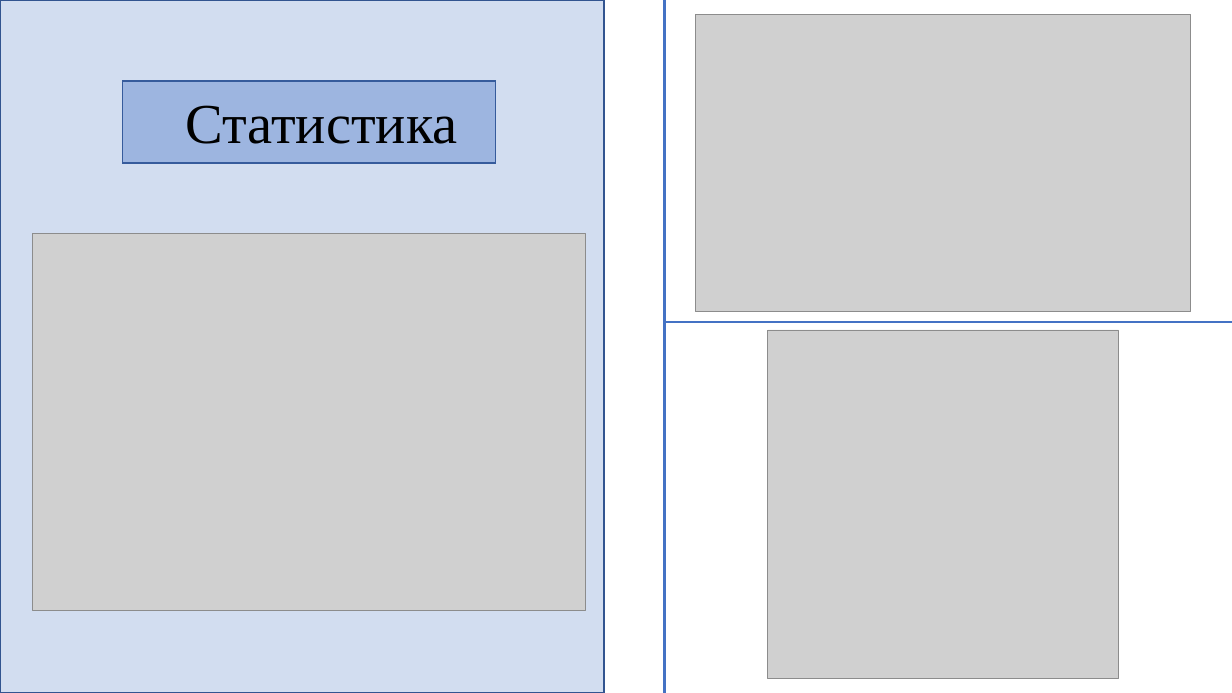
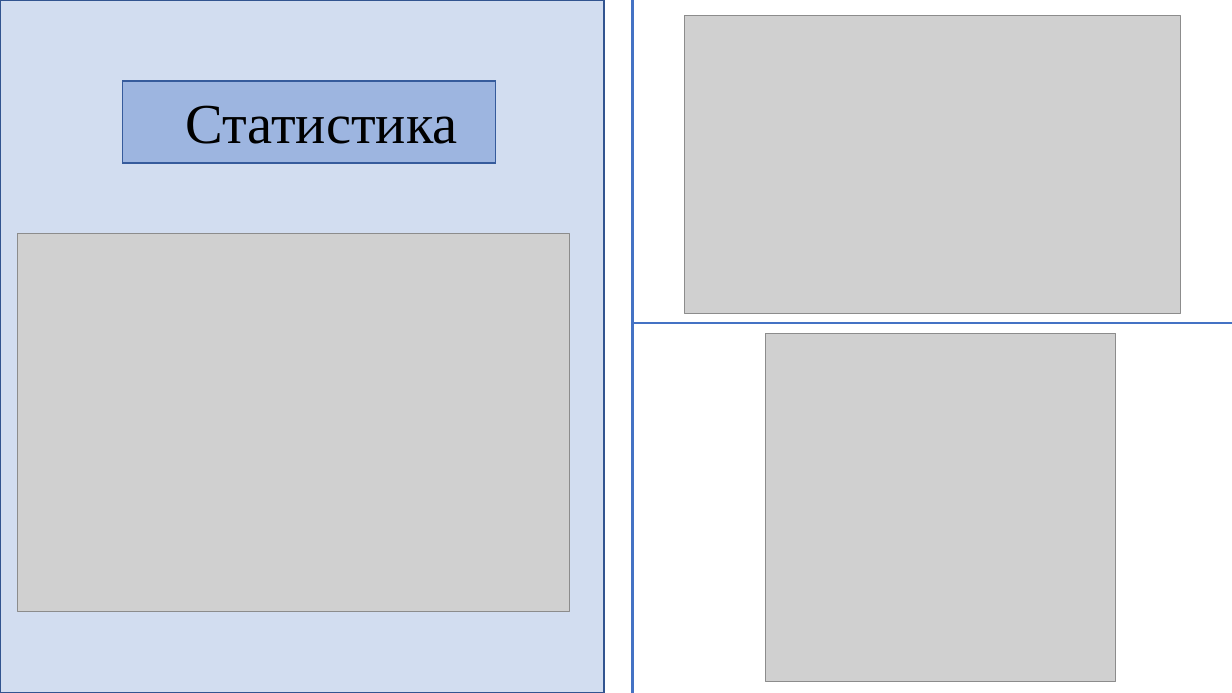
Before and after one commit to G3niy/Labs-FCAI, a slide deck: slide 3 of Curs_Presentation_GrushetskiyGA_M80-114CB-24.pptx. Drawn at 1232x693 pixels with LibreOffice and Linux fonts; fonts in the diff are those of the drawing; grey boxes stand for pictures. Boxes give left, top, right and bottom in pixels: in the first picture for what was removed or moved away, otherwise in the second. Text is boxed around its words. In the diff, an @@ line names an element or a change of style, - is before the commit and + after.

```diff
--- a/Curs_Presentation_GrushetskiyGA_M80-114CB-24.pptx
+++ b/Curs_Presentation_GrushetskiyGA_M80-114CB-24.pptx
@@ rectangle at (0, 0, 604, 693): outline #325491 1 pt to #325491 2 pt @@
@@ line moved from (665, 0) - (665, 693) to (633, 0) - (633, 693) @@
@@ picture: place and size @@
-picture at (695, 14, 1190, 311)
+picture at (685, 16, 1180, 313)
@@ picture: place and size @@
-picture at (32, 233, 585, 610)
+picture at (18, 234, 570, 611)
@@ line moved from (665, 323) - (1232, 323) to (633, 323) - (1232, 323) @@
@@ picture: place and size @@
-picture at (768, 330, 1118, 678)
+picture at (765, 334, 1116, 682)
```
Also in this commit, not shown: 3 other slides changed.
